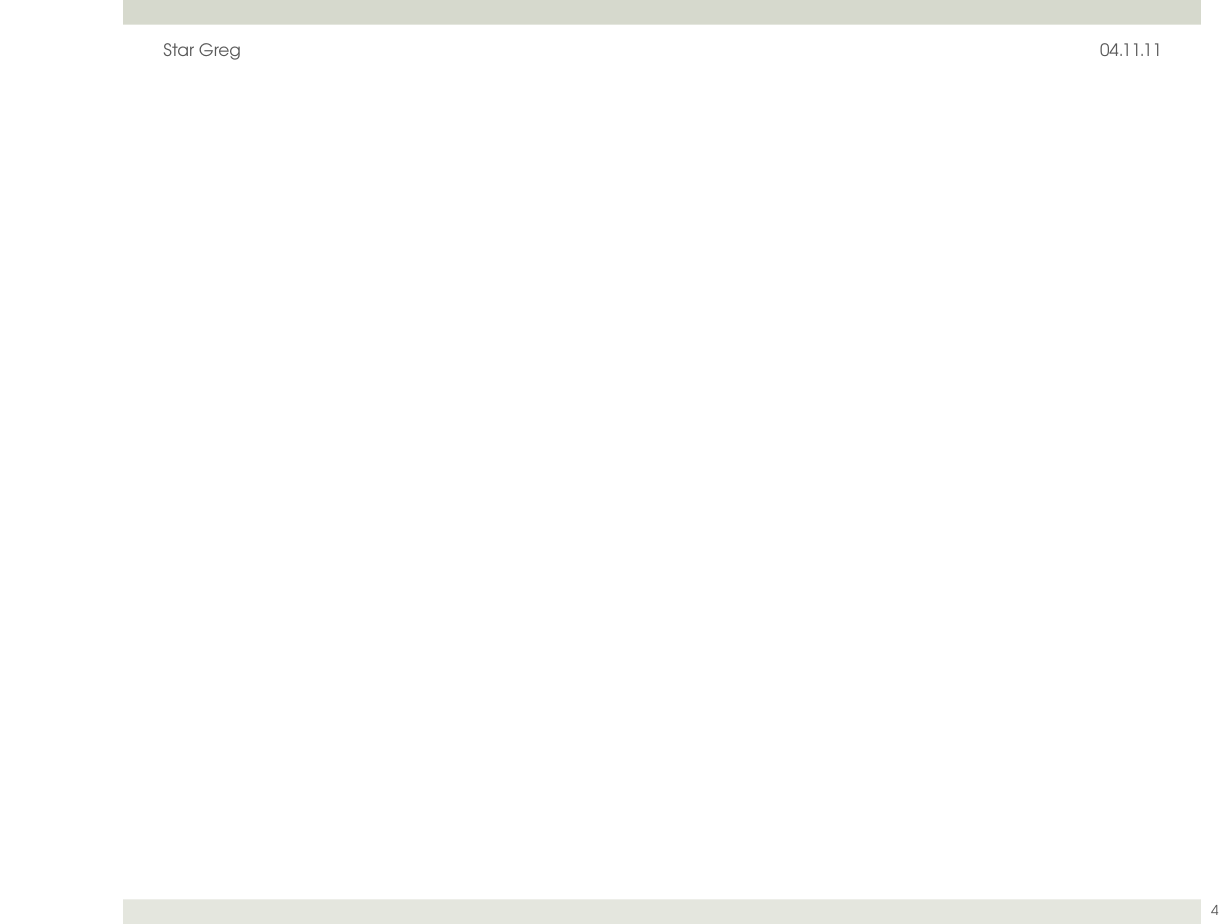
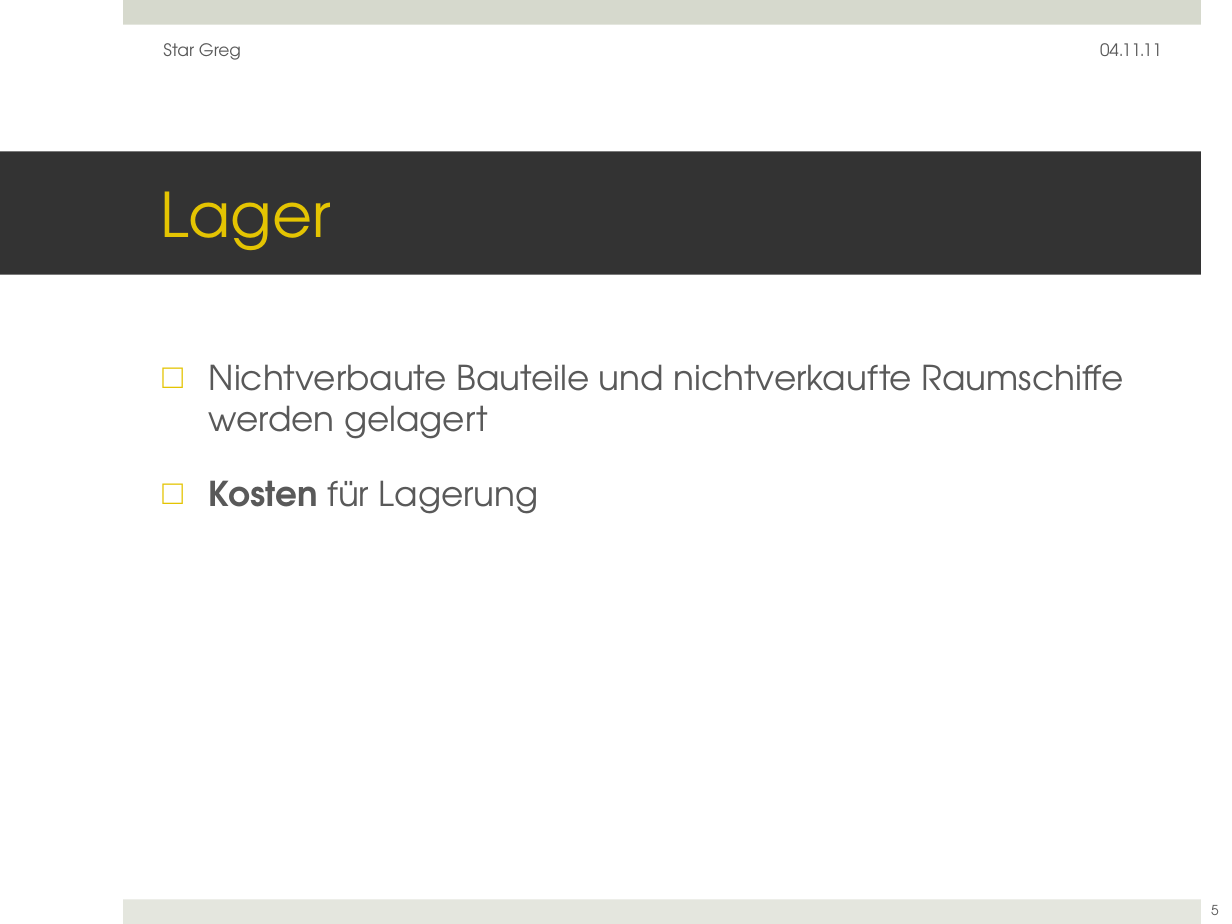
Before and after one commit to ftes/stargreg, a slide deck: slide 5 of 70 Praesentation/20 StarGreg Jan.pptx (slide 4 before the commit). Drawn at 1232x924 pixels with LibreOffice and Linux fonts; fonts in the diff are those of the drawing. Boxes give left, top, right and bottom in pixels: in the first picture for what was removed or moved away, otherwise in the second. Text is boxed around its words. In the diff, an @@ line names an element or a change of style, - is before the commit and + after.

```diff
--- a/70 Praesentation/20 StarGreg Jan.pptx
+++ b/70 Praesentation/20 StarGreg Jan.pptx
@@ title added at bbox=[0, 152, 1201, 275], fill #333333, 36 pt, text #E4C402 @@
+Lager
@@ text added at bbox=[209, 364, 1124, 514], 20 pt, text #595959 @@
+□ Nichtverbaute Bauteile und nichtverkaufte Raumschiffe werden gelagert
+□ Kosten für Lagerung
@@ page number at bbox=[1211, 905, 1219, 915]: text changed @@
-4
+5
```
Also in this commit, not shown: 1 other slide changed, 3 slides added.
